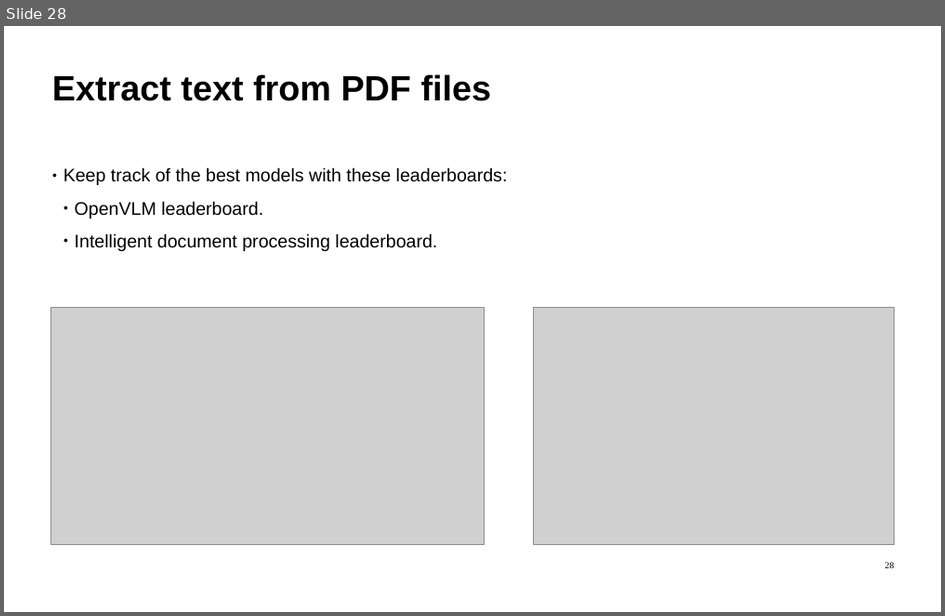
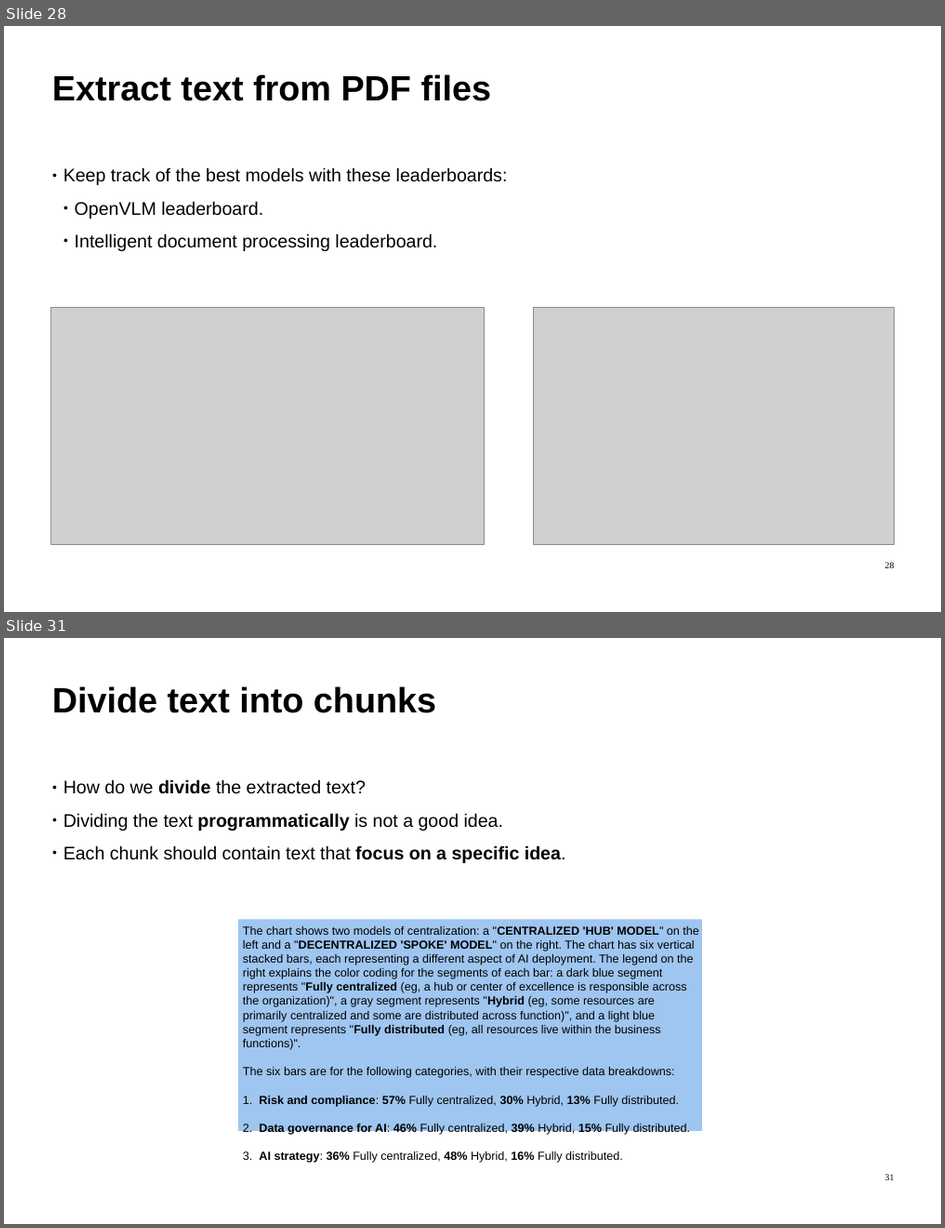
Before and after one commit to ImadSaddik/Benchmark_Embedding_Models, a slide deck: slides/benchmark_embedding_models.odp. Shown one above the other, each under a label of ours: slide 28 before the commit, slides 28 and 31 after it; the slides between them are not shown. The pictures are 945x616 and 945x1228 pixels, drawn with LibreOffice and Linux fonts; fonts in the diff are those of the drawing; grey boxes stand for pictures. Boxes give left, top, right and bottom in pixels: in the first picture for what was removed or moved away, otherwise in the second. Text is boxed around its words. In the diff, an @@ line names an element or a change of style, - is before the commit and + after.

Commit message:
Added the slides for the divide text into chunks part

```diff
--- a/slides/benchmark_embedding_models.odp
+++ b/slides/benchmark_embedding_models.odp
@@ slide 31 added at (4, 638, 941, 1224), background #FFFFFF @@
@@ text added at (52, 686, 436, 713), 54 pt, text #000000, bold @@
+Divide text into chunks
@@ text added at (64, 779, 567, 863), 28 pt, text #000000 @@
+● How do we divide the extracted text?
+● Dividing the text programmatically is not a good idea.
+● Each chunk should contain text that focus on a specific idea.
@@ rectangle added at (238, 919, 702, 1131), fill #9FC6F0 @@
@@ text added at (243, 926, 700, 1135), 18 pt, text #000000 @@
+The chart shows two models of centralization: a "CENTRALIZED 'HUB' MODEL" on the left and a "DECENTRALIZED 'SPOKE' MODEL" on the right. The chart has six vertical stacked bars, each representing a different aspect of AI deployment. The legend on the right explains the color coding for the segments of each bar: a dark blue segment represents "Fully centralized (eg, a hub or center of excellence is responsible across the organization)", a gray segment represents "Hybrid (eg, some resources are primarily centralized and some are distributed across function)", and a light blue segment represents "Fully distributed (eg, all resources live within the business functions)".
+The six bars are for the following categories, with their respective data breakdowns:
+1. Risk and compliance: 57% Fully centralized, 30% Hybrid, 13% Fully distributed.
+2. Data governance for AI: 46% Fully centralized, 39% Hybrid, 15% Fully distributed.
+3. AI strategy: 36% Fully centralized, 48% Hybrid, 16% Fully distributed.
@@ page number added at (886, 1174, 895, 1180), 14 pt, text #000000 @@
+31
```
Also in this commit, not shown: 6 other slides added, 2 other files.
